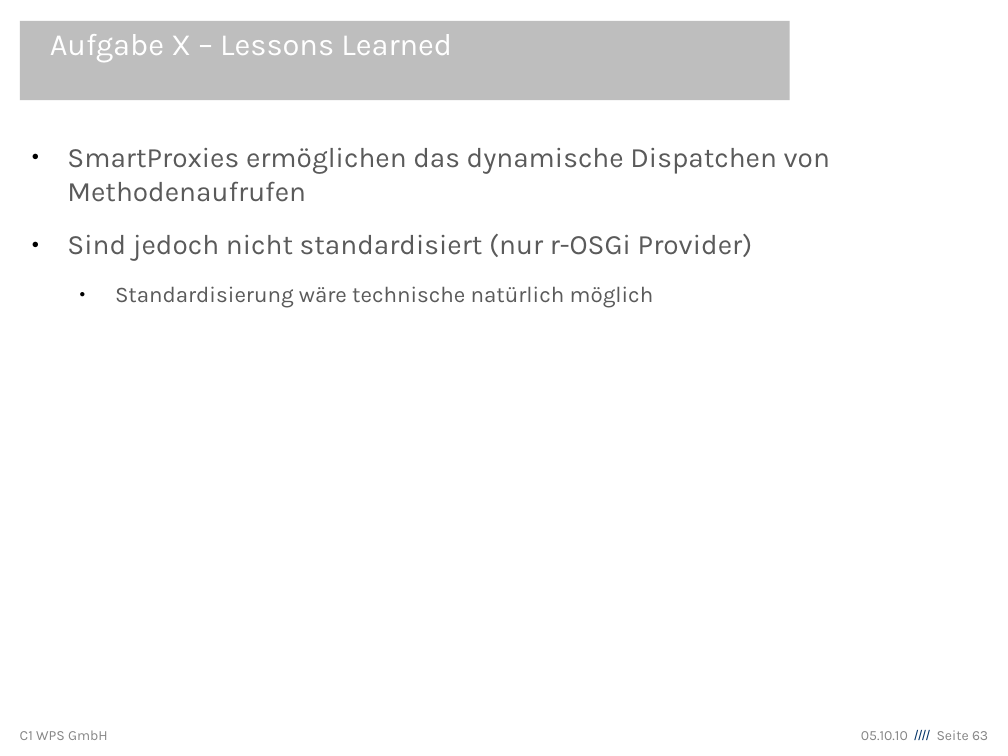
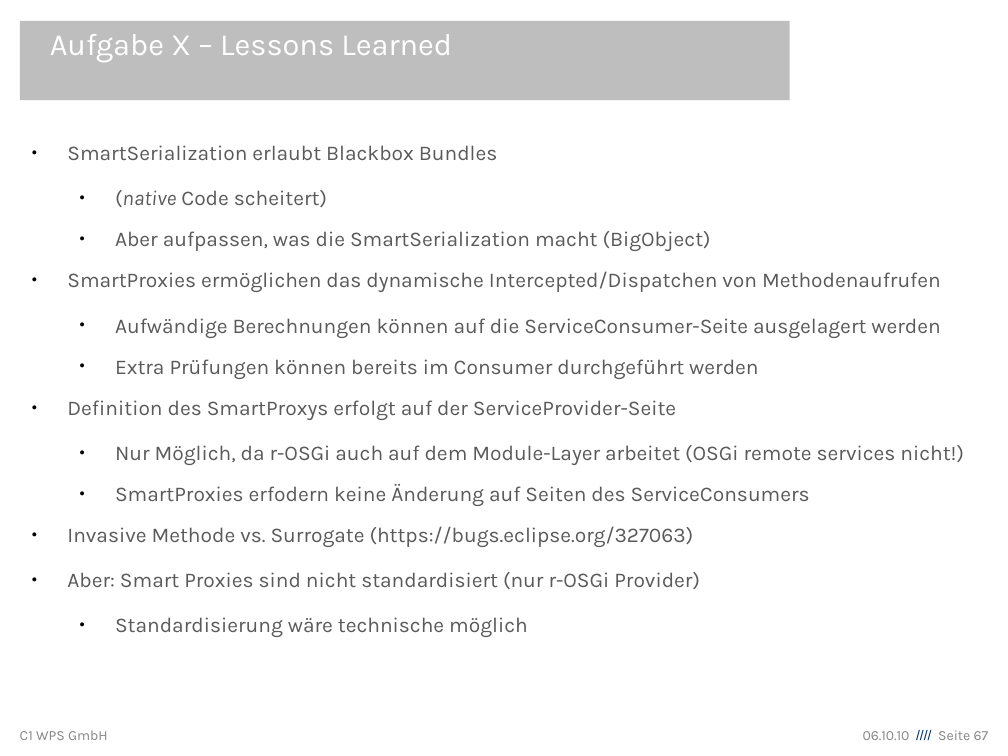
Before and after one commit to lemmy/org.eclipse.ecf.winterschool, a slide deck: slide 67 of org.eclipse.ecf.winterschool/EclipseCommunicationFramework.odp (slide 63 before the commit). Drawn at 1008x756 pixels with LibreOffice and Linux fonts; fonts in the diff are those of the drawing; background and template pictures are left out. Boxes give left, top, right and bottom in pixels: in the first picture for what was removed or moved away, otherwise in the second. Text is boxed around its words. In the diff, an @@ line names an element or a change of style, - is before the commit and + after.

```diff
--- a/org.eclipse.ecf.winterschool/EclipseCommunicationFramework.odp
+++ b/org.eclipse.ecf.winterschool/EclipseCommunicationFramework.odp
@@ text at [67, 145, 964, 637]: text changed; size 20 to 15 pt @@
-● SmartProxies ermöglichen das dynamische Dispatchen von Methodenaufrufen
-● Sind jedoch nicht standardisiert (nur r-OSGi Provider)
-  ● Standardisierung wäre technische natürlich möglich
+● SmartSerialization erlaubt Blackbox Bundles
+  ● (native Code scheitert)
+  ● Aber aufpassen, was die SmartSerialization macht (BigObject)
+● SmartProxies ermöglichen das dynamische Intercepted/Dispatchen von Methodenaufrufen
+  ● Aufwändige Berechnungen können auf die ServiceConsumer-Seite ausgelagert werden
+  ● Extra Prüfungen können bereits im Consumer durchgeführt werden
+● Definition des SmartProxys erfolgt auf der ServiceProvider-Seite
+  ● Nur Möglich, da r-OSGi auch auf dem Module-Layer arbeitet (OSGi remote services nicht!)
+  ● SmartProxies erfodern keine Änderung auf Seiten des ServiceConsumers
+● Invasive Methode vs. Surrogate (https://bugs.eclipse.org/327063)
+● Aber: Smart Proxies sind nicht standardisiert (nur r-OSGi Provider)
+  ● Standardisierung wäre technische möglich
@@ text at [863, 730, 989, 740]: text changed @@
-05.10.10 //// Seite 63
+06.10.10 //// Seite 67
```
Also in this commit, not shown: 5 other slides changed, 4 slides added.
